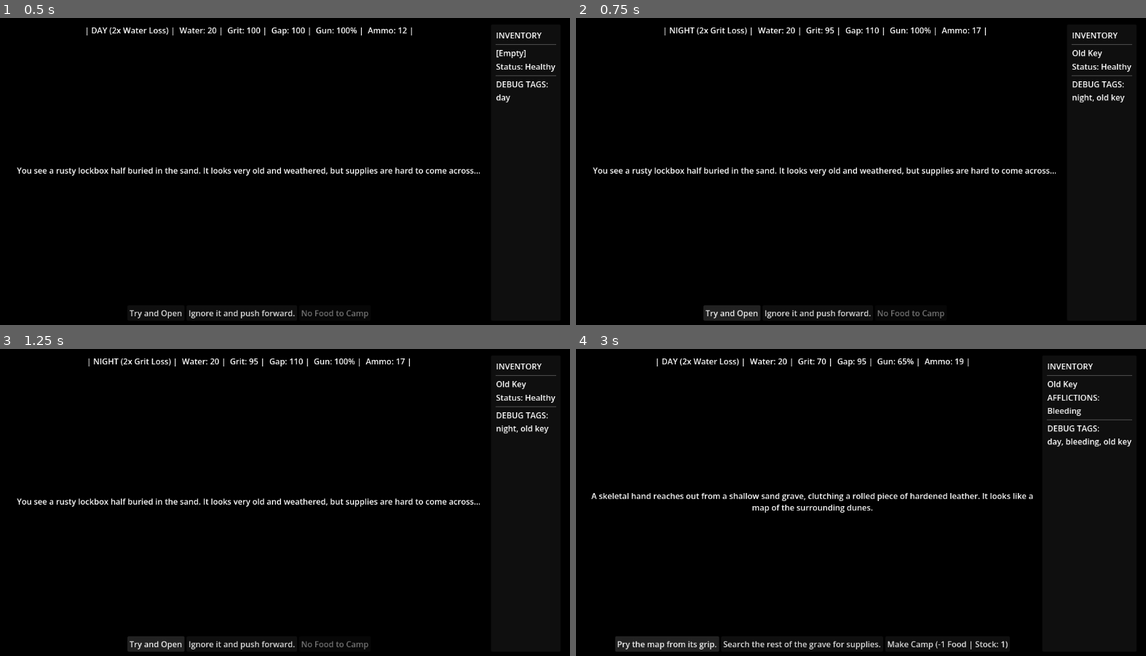
Above: before the commit, frames 1-4 (two rows, left to right).
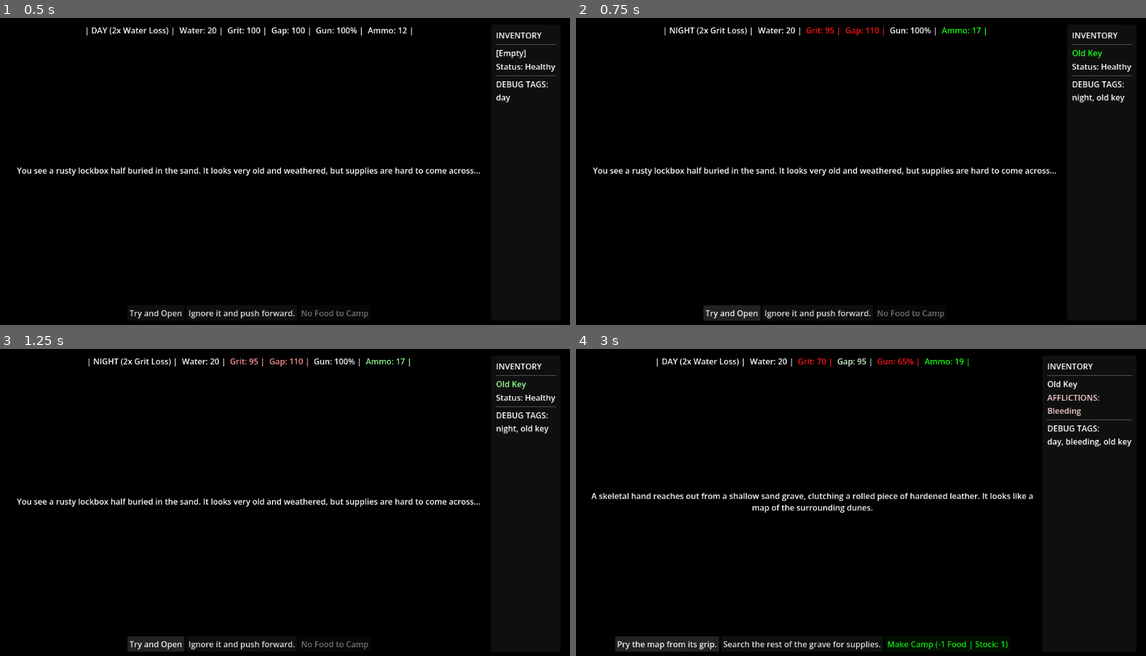
Above: after the commit, the same moments.

Repository: JoelSpicer/Across-The-Desert
Game: Godot game, scene res://Scene/MainGame.tscn
Same seed, same stepped clock (60 frames per second), same inputs: the game is played once before the commit and once after it.
Inputs:
- Up to frame 1 (0.5 s): no input
- Up to frame 2 (0.75 s): click "Try and Open" at 0.5 s
- Up to frame 3 (1.25 s): no input
- Up to frame 4 (3 s): click "Ignore it and push forward." at 1.25 s; click "Push through the storm." at 2 s; click "Kill it" at 2.75 s

Frame 1 is identical in both runs. In frame 2, 0.3% of the frame differs, in the area x 40-93%, y 3-14%; in frame 3, 0.2%; in frame 4, 0.6%, in the area x 38-92%, y 3-98%.

Commit message:
animate changes

Diff:
--- a/Scripts/Maingame.gd
+++ b/Scripts/Maingame.gd
@@ -17,11 +17,36 @@
 
 @onready var event_manager = $EventManager # Reference the new node
 
+# --- NEW: STAT TRACKING VARIABLES ---
+var prev_water: int = 0
+var prev_grit: int = 0
+var prev_gap: int = 0
+var prev_gun: int = 0
+var prev_ammo: int = 0
+var prev_food: int = 0
+
+# --- NEW: ARRAY TRACKING VARIABLES ---
+var prev_inventory: Array[String] = []
+var prev_afflictions: Array[String] = []
+
 const CAMP_PHASE_SCENE = preload("res://Scene/CampPhase.tscn")
 
 func _ready():
 	GameState.stats_changed.connect(update_hud)
 	GameState.player_died.connect(_on_player_died)
+
+	# Set the baseline before updating the HUD
+	prev_water = GameState.water
+	prev_grit = GameState.current_grit
+	prev_gap = GameState.gap_distance
+	prev_gun = GameState.gun_condition
+	prev_ammo = GameState.ammo
+	prev_food = GameState.food
+
+	# Set the baseline for arrays using .duplicate()!
+	prev_inventory = GameState.inventory.duplicate()
+	prev_afflictions = GameState.current_afflictions.duplicate()
+
 	update_hud()
 
 	btn_choice_1.pressed.connect(_on_choice_1_pressed)
@@ -75,6 +100,55 @@
 	else:
 		label_afflictions.text = "AFFLICTIONS:\n" + "\n".join(GameState.current_afflictions).capitalize()
 
+		# --- NEW: ANIMATE STAT CHANGES ---
+
+	# 1. Water
+	if GameState.water != prev_water:
+		animate_label(label_water, GameState.water > prev_water)
+		prev_water = GameState.water
+
+	# 2. Grit
+	if GameState.current_grit != prev_grit:
+		animate_label(label_grit, GameState.current_grit > prev_grit)
+		prev_grit = GameState.current_grit
+
+	# 3. Gap (Note: Gap is GOOD when the number goes DOWN, so the logic is inverted!)
+	if GameState.gap_distance != prev_gap:
+		animate_label(label_gap, GameState.gap_distance < prev_gap)
+		prev_gap = GameState.gap_distance
+
+	# 4. Gun Condition
+	if GameState.gun_condition != prev_gun:
+		animate_label(label_gun, GameState.gun_condition > prev_gun)
+		prev_gun = GameState.gun_condition
+
+	# 5. Ammo
+	if GameState.ammo != prev_ammo:
+		animate_label(label_ammo, GameState.ammo > prev_ammo)
+		prev_ammo = GameState.ammo
+
+	# 6. Food (We animate the Make Camp button since that's where food is displayed!)
+	if GameState.food != prev_food:
+		animate_label(btn_make_camp, GameState.food > prev_food)
+		prev_food = GameState.food
+
+	# 7. Inventory
+	# Check if the array has changed at all
+	if GameState.inventory != prev_inventory:
+		# If the new array is bigger, we gained an item (Good)
+		var gained_item = GameState.inventory.size() > prev_inventory.size()
+		animate_label(label_inventory_list, gained_item)
+		# Take a new snapshot
+		prev_inventory = GameState.inventory.duplicate()
+
+	# 8. Afflictions
+	if GameState.current_afflictions != prev_afflictions:
+		# If the new array is bigger, we gained an affliction
+		var gained_affliction = GameState.current_afflictions.size() > prev_afflictions.size()
+		# We use "not gained_affliction" here because gaining a status is BAD!
+		# This makes it flash Red when you get hurt, and Green when you cure it.
+		animate_label(label_afflictions, not gained_affliction)
+		prev_afflictions = GameState.current_afflictions.duplicate()
 
 func load_event(event_resource: NarrativeEvent):
 	main_text.text = event_resource.event_text
@@ -103,3 +177,16 @@
 		# Instantiate the camp phase overlay
 		var camp_instance = CAMP_PHASE_SCENE.instantiate()
 		add_child(camp_instance)
+
+func animate_label(ui_element: Control, is_good: bool):
+	# Create a Godot 4 tween
+	var tween = create_tween()
+
+	# Determine the flash color (Green for good, Red for bad)
+	var flash_color = Color.GREEN if is_good else Color.RED
+
+	# Phase 1: Instantly snap the color to red or green
+	tween.tween_property(ui_element, "modulate", flash_color, 0.1)
+
+	# Phase 2: Smoothly fade back to default white over half a second
+	tween.tween_property(ui_element, "modulate", Color.WHITE, 1.0)
